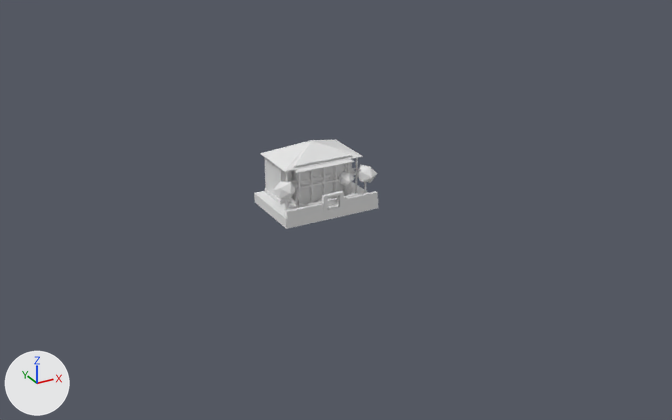
Renders of the glTF model assets/models/karabakh_shusha_town/karabakh_shusha_town.glb from each side of a commit.
The view is the same before and after, from a camera (50 mm lens) standing at (-70.3, -135.2, 64.3) and looking at (1.4, -4.9, -0.9). The axes (+X, +Y, +Z) are drawn at lower left. The lights are the same throughout. The first picture is the older version.

Before the edit, the objects in view are built like this:
```python
me_kb_bulbul = bpy.data.meshes.new('kb_bulbul')
me_kb_bulbul.from_pydata(...)  # 393 vertices, 606 faces; spans x -9.7..9.6, y -6.6..6.6, z -1.5..10.2
me_kb_sh_house_a = bpy.data.meshes.new('kb_sh_house_a')
me_kb_sh_house_a.from_pydata(...)  # 205 vertices, 314 faces; spans x -6.0..6.0, y -5.5..5.6, z -1.5..9.6
me_kb_sh_house_b = bpy.data.meshes.new('kb_sh_house_b')
me_kb_sh_house_b.from_pydata(...)  # 355 vertices, 598 faces; spans x -6.0..6.0, y -5.5..5.6, z -1.5..10.3
ob_kb_bulbul = bpy.data.objects.new('kb_bulbul', me_kb_bulbul)
ob_kb_bulbul.location = (0.0, 0.0, 0.0)
ob_kb_sh_house_a = bpy.data.objects.new('kb_sh_house_a', me_kb_sh_house_a)
ob_kb_sh_house_a.location = (0.0, 0.0, 0.0)
ob_kb_sh_house_b = bpy.data.objects.new('kb_sh_house_b', me_kb_sh_house_b)
ob_kb_sh_house_b.location = (0.0, 0.0, 0.0)
```
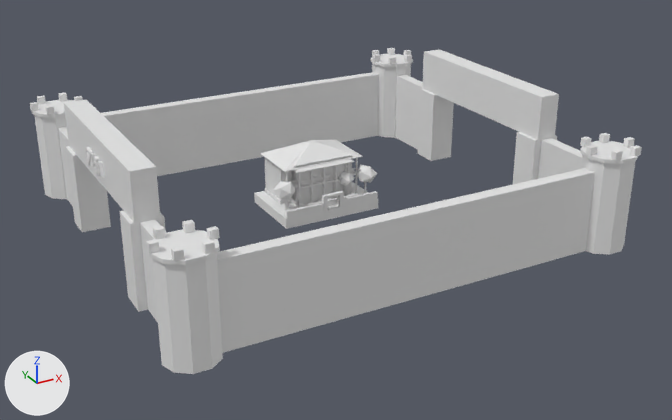
Changed parts and their boxes (x1, y1, x2, y2) in the pictures (672 x 420 px):
'kb_sh_fortress', added: after (30, 48, 642, 374)

Edits to the bpy script that builds the scene:
```text
Add me_kb_sh_fortress:
    me_kb_sh_fortress.from_pydata(...)  # 2204 vertices, 4216 faces; spans x -40.6..40.7, y -37.4..37.4, z -3.5..18.2
Add ob_kb_sh_fortress:
    ob_kb_sh_fortress = bpy.data.objects.new('kb_sh_fortress', me_kb_sh_fortress)
    ob_kb_sh_fortress.location = (0.0, 0.0, 0.0)
```
